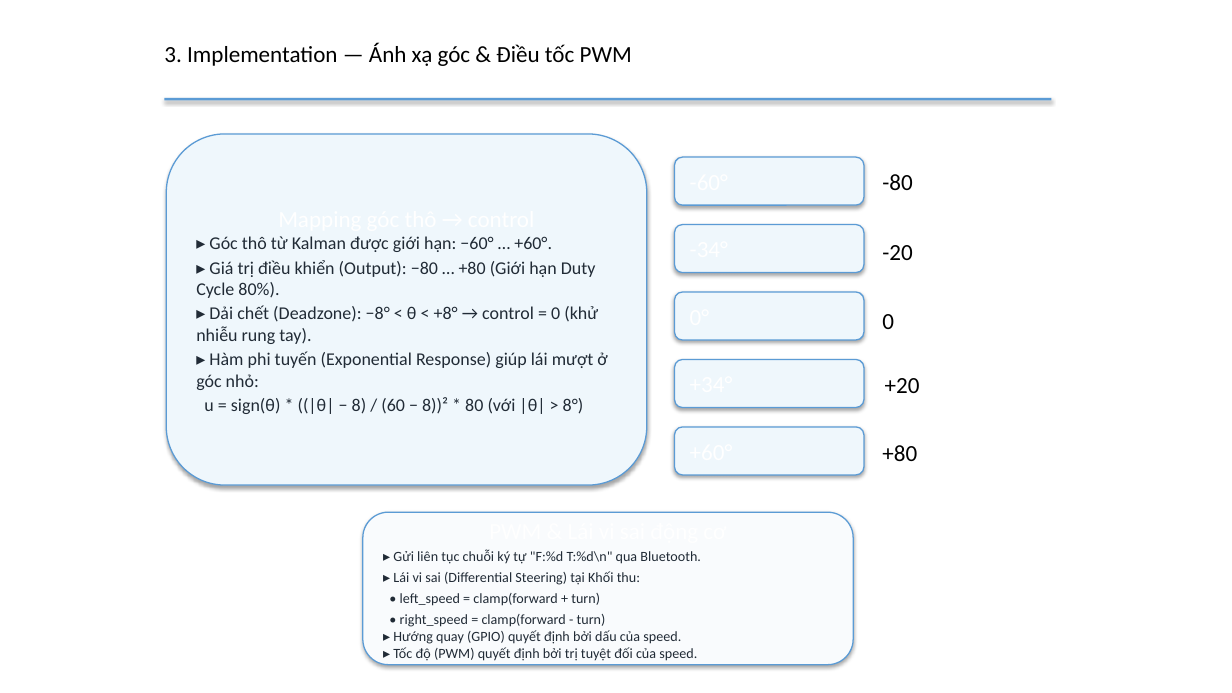
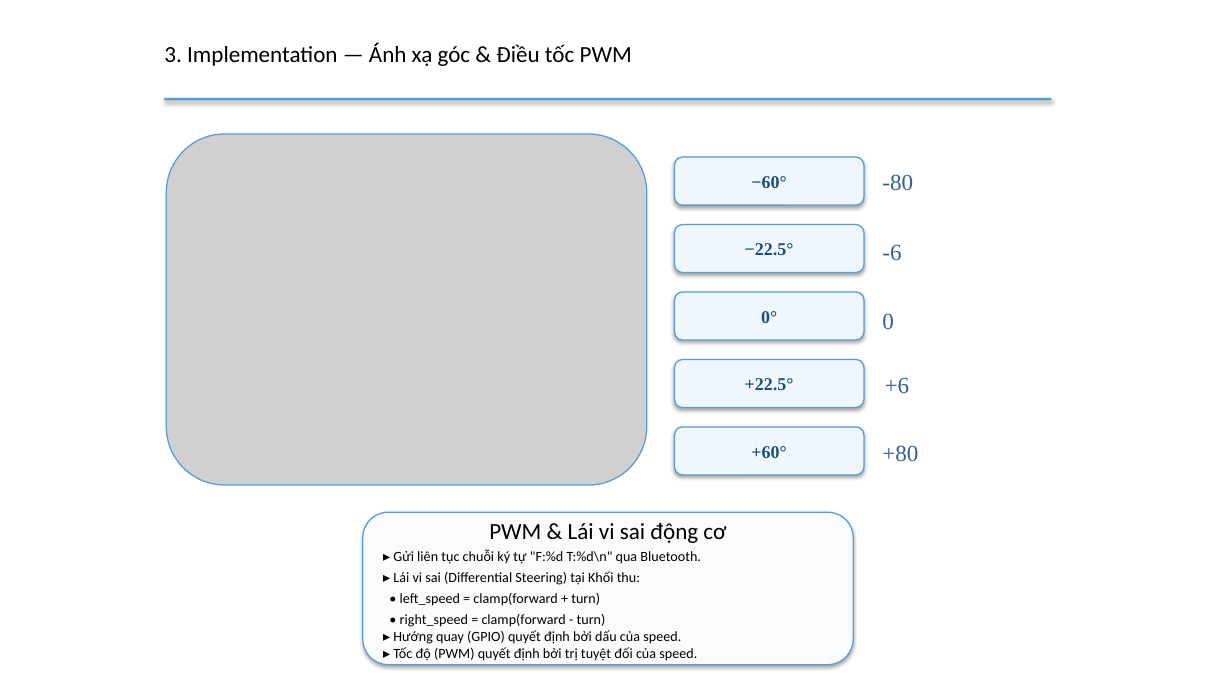
Before and after one commit to Theta2414/Controlling-Robot-Car, a slide deck: slide 13 of Presentation/EmbeddedC.pptx. Drawn at 1232x693 pixels with LibreOffice and Linux fonts; fonts in the diff are those of the drawing; grey boxes stand for pictures; background and template pictures are left out. Boxes give left, top, right and bottom in pixels: in the first picture for what was removed or moved away, otherwise in the second. Text is boxed around its words. In the diff, an @@ line names an element or a change of style, - is before the commit and + after.

```diff
--- a/Presentation/EmbeddedC.pptx
+++ b/Presentation/EmbeddedC.pptx
@@ rounded rectangle removed at <box>166,134,647,485</box> @@
-Mapping góc thô → control
-▸ Góc thô từ Kalman được giới hạn: −60° … +60°.
-▸ Giá trị điều khiển (Output): −80 … +80 (Giới hạn Duty Cycle 80%).
-▸ Dải chết (Deadzone): −8° < θ < +8° → control = 0 (khử nhiễu rung tay).
-▸ Hàm phi tuyến (Exponential Response) giúp lái mượt ở góc nhỏ:
-u = sign(θ) * ((|θ| − 8) / (60 − 8))² * 80 (với |θ| > 8°)
@@ picture added at <box>166,134,647,485</box> @@
@@ text in rounded rectangle at <box>751,176,786,188</box>: text changed; size 18 to 14 pt; font Calibri to Times New Roman; text colour #FFFFFF to #1F4E79; bold on @@
--60°
+−60°
@@ text in rounded rectangle at <box>745,243,794,255</box>: text changed; size 18 to 14 pt; font Calibri to Times New Roman; text colour #FFFFFF to #1F4E79; bold on @@
--34°
+−22.5°
@@ text at <box>882,244,901,260</box>: text changed; font Calibri to Times New Roman; text colour #000000 to #376092 @@
--20
+-6
@@ rounded rectangle "0°" at <box>675,292,864,340</box>: size 18 to 14 pt, font Calibri to Times New Roman, text colour #FFFFFF to #1F4E79, bold on; alignment left to centre @@
@@ text in rounded rectangle at <box>745,378,794,390</box>: text changed; size 18 to 14 pt; font Calibri to Times New Roman; text colour #FFFFFF to #1F4E79; bold on @@
-+34°
++22.5°
@@ text at <box>885,377,910,393</box>: text changed; font Calibri to Times New Roman; text colour #000000 to #376092 @@
-+20
++6
@@ rounded rectangle "+60°" at <box>675,427,864,475</box>: size 18 to 14 pt, font Calibri to Times New Roman, text colour #FFFFFF to #1F4E79, bold on; alignment left to centre @@
@@ font Calibri to Times New Roman, text colour #000000 to #376092 in 3 elements at <box>882,313,894,329</box>, <box>882,174,913,190</box>, <box>882,445,918,461</box> @@
@@ rounded rectangle "PWM & Lái vi sai ..." at <box>363,512,854,665</box>: text colour #FFFFFF to #000000 in "PWM & Lái vi sai động cơ"; text colour #212B36 to #000000 @@
```
Also in this commit, not shown: 15 other slides changed, 1 slide removed, 31 other files.
